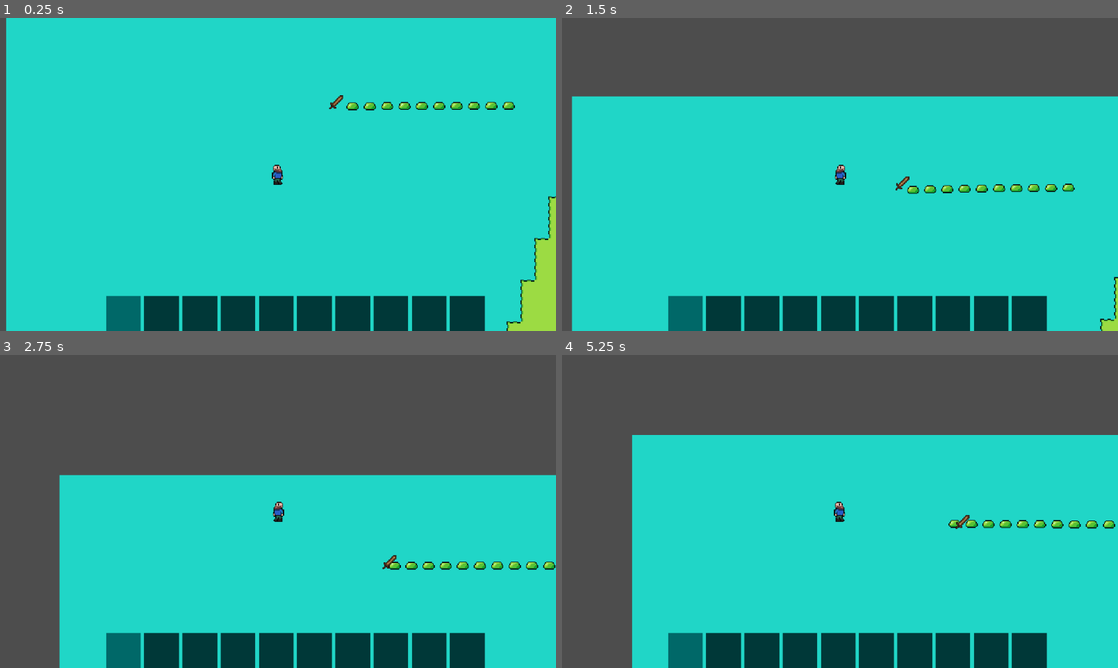
Above: before the commit, frames 1-4 (two rows, left to right).
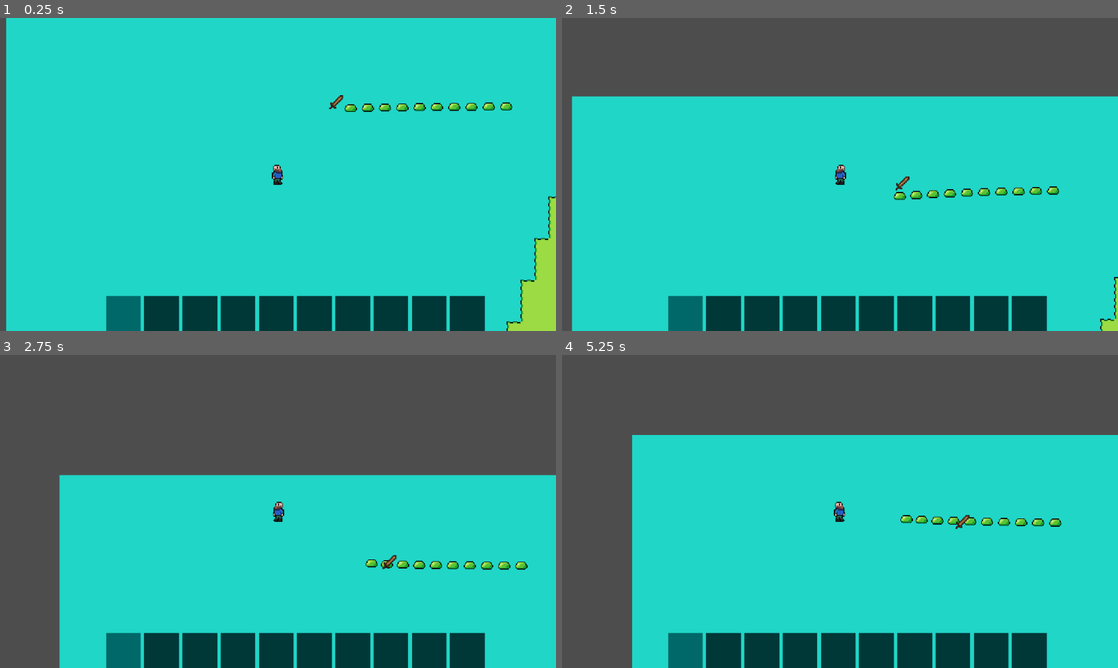
Above: after the commit, the same moments.

Repository: spsJakubSzydlowski/Evergrint
Game: Godot game, scene res://scenes/main.tscn
Same seed, same stepped clock (60 frames per second), same inputs: the game is played once before the commit and once after it.
Inputs (mouse positions are in pixels of both pictures, inside the frame that each line leads up to):
- Up to frame 1 (0.25 s): no input
- Up to frame 2 (1.5 s): tap Enter at 0.5 s; move the mouse to (812, 237) at 0.52 s; hold Up from 0.53 s (still down); tap A (a) at 0.6 s; click (812, 237) at 0.8 s; move the mouse to (1006, 221) at 1.27 s; click (1006, 221) at 1.35 s
- Up to frame 3 (2.75 s): tap D (d) at 1.55, 2.1 s; move the mouse to (111, 464) at 2.02 s; release Up at 2.03 s; hold Left from 2.03 s (still down); tap S (s) at 2.3 s
- Up to frame 4 (5.25 s): move the mouse to (867, 511) at 2.77 s; tap S (s) at 2.85 s; click (867, 511) at 2.92 s; tap W (w) at 3.05, 3.6 s; move the mouse to (756, 433) at 3.52 s; release Left at 3.53 s; hold Down 3.53-4.28 s; tap A (a) at 3.8, 4.35 s; move the mouse to (962, 495) at 4.27 s; hold Right 4.28-5.03 s; click (962, 495) at 4.55 s; move the mouse to (728, 527) at 5.02 s; hold Up from 5.03 s (still down); click (728, 527) at 5.1 s

The runs differ from the first frame. In frame 1, 0.6% of the frame differs, in the area x 62-93%, y 26-30%; in frame 2, 0.8%, in the area x 59-93%, y 52-59%; in frame 3, 0.8%; in frame 4, 0.8%.

Commit message:
enemy healthbar

Diff:
--- a/data/Evergrint.json
+++ b/data/Evergrint.json
@@ -166,11 +166,6 @@
 					"name": "damage"
 				},
 				{
-					"typeStr": "6:Items",
-					"name": "drop_id",
-					"opt": true
-				},
-				{
 					"typeStr": "5:Chasing,Wandering,Stationary",
 					"name": "ai_type",
 					"display": null
@@ -198,7 +193,6 @@
 					"faction": 0,
 					"damage": 1,
 					"ai_type": 0,
-					"drop_id": "red_apple",
 					"tile": {
 						"file": "../textures/Atlas-enemies.png",
 						"size": 16,
@@ -206,7 +200,7 @@
 						"y": 0
 					},
 					"tile_size": 16,
-					"move_speed": 6,
+					"move_speed": 18,
 					"loot_ref": "green_slime"
 				}
 			],
--- a/scenes/world_entity.tscn
+++ b/scenes/world_entity.tscn
@@ -1,9 +1,26 @@
-[gd_scene load_steps=3 format=3 uid="uid://crmd7qlpatepp"]
+[gd_scene load_steps=7 format=3 uid="uid://crmd7qlpatepp"]
 
 [ext_resource type="Script" uid="uid://bgls5qeawmvub" path="res://scripts/world_entity.gd" id="1_c2mjn"]
 
 [sub_resource type="RectangleShape2D" id="RectangleShape2D_ey0o3"]
 size = Vector2(16, 16)
+
+[sub_resource type="Gradient" id="Gradient_c2mjn"]
+offsets = PackedFloat32Array(0, 0.9782609)
+colors = PackedColorArray(0, 0, 0, 1, 0, 0, 0, 1)
+
+[sub_resource type="GradientTexture2D" id="GradientTexture2D_ey0o3"]
+gradient = SubResource("Gradient_c2mjn")
+width = 16
+height = 3
+
+[sub_resource type="Gradient" id="Gradient_kil5o"]
+colors = PackedColorArray(1, 1, 1, 1, 1, 1, 1, 1)
+
+[sub_resource type="GradientTexture2D" id="GradientTexture2D_yxraq"]
+gradient = SubResource("Gradient_kil5o")
+width = 16
+height = 3
 
 [node name="world_entity" type="CharacterBody2D"]
 script = ExtResource("1_c2mjn")
@@ -15,4 +32,14 @@
 
 [node name="Sprite2D" type="Sprite2D" parent="."]
 
+[node name="HealthBar" type="TextureProgressBar" parent="."]
+visible = false
+offset_left = -8.0
+offset_top = -13.0
+offset_right = 8.0
+offset_bottom = -10.0
+value = 100.0
+texture_under = SubResource("GradientTexture2D_ey0o3")
+texture_progress = SubResource("GradientTexture2D_yxraq")
+
 [connection signal="body_entered" from="hurt_box" to="." method="_on_world_entity_body_entered"]
--- a/scripts/world_entity.gd
+++ b/scripts/world_entity.gd
@@ -4,11 +4,13 @@
 const FACTION_PASSIVE = 1
 
 @onready var sprite: Sprite2D = $Sprite2D
+@onready var health_bar: TextureProgressBar = $HealthBar
 
 var entity = ""
 
 var player = null
 
+var max_hp : int
 var current_hp: int
 var is_dead = false
 
@@ -49,7 +51,9 @@
 			var ts = entity.tile_size
 			sprite.region_rect = Rect2(entity.tile.x * ts, entity.tile.y * ts, ts, ts)
 
-	current_hp = entity.get("max_hp", 1)
+	max_hp = entity.get("max_hp", 1)
+	current_hp = max_hp
+	health_bar.max_value = max_hp
 
 func _on_world_entity_body_entered(body: Node2D) -> void:
 	if body.is_in_group("Player"):
@@ -60,6 +64,7 @@
 	if is_dead: return
 
 	current_hp -= amount
+	update_heath_bar()
 
 	var tw = create_tween()
 	tw.tween_property(sprite, "modulate", Color.RED, 0.1)
@@ -91,3 +96,15 @@
 		if roll <= chance:
 			var item_id = entry.get("item")
 			DataManager.spawn_item(item_id, global_position, true)
+
+func update_heath_bar():
+	health_bar.visible = true
+	health_bar.value = current_hp
+	var health_ratio = float(current_hp) / float(health_bar.max_value)
+
+	if health_ratio > 0.5:
+		var factor = (health_ratio - 0.5) * 2.0
+		health_bar.tint_progress = Color.YELLOW.lerp(Color.GREEN, factor)
+	else:
+		var factor = health_ratio * 2.0
+		health_bar.tint_progress = Color.RED.lerp(Color.YELLOW, factor)
